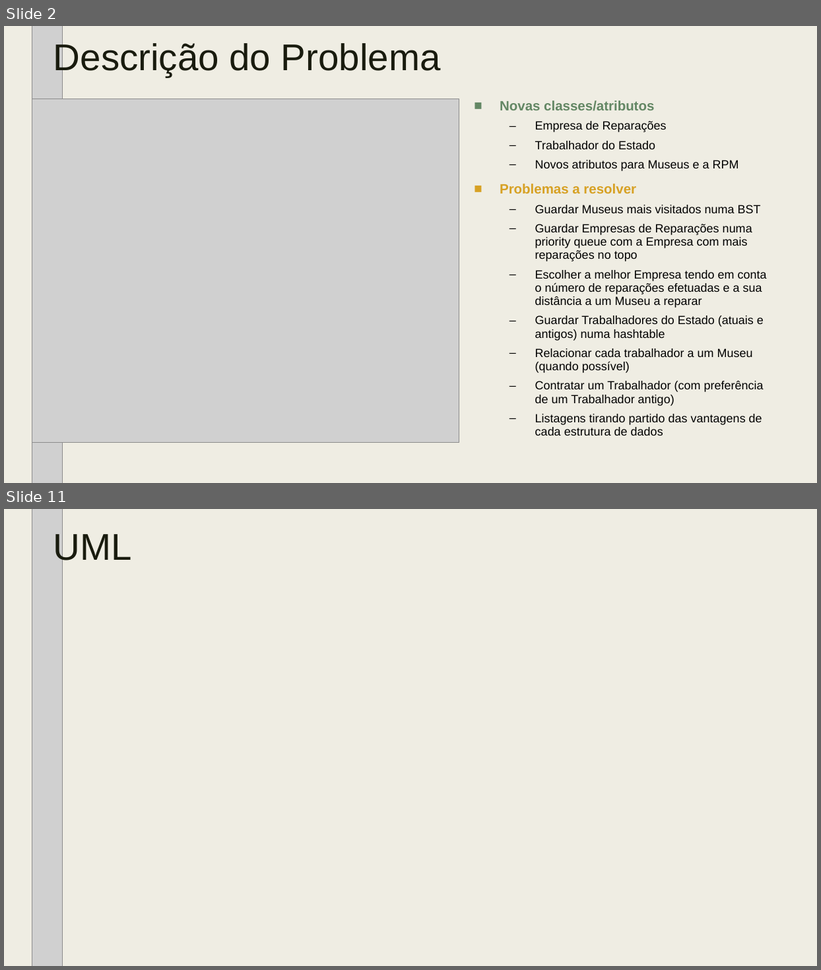
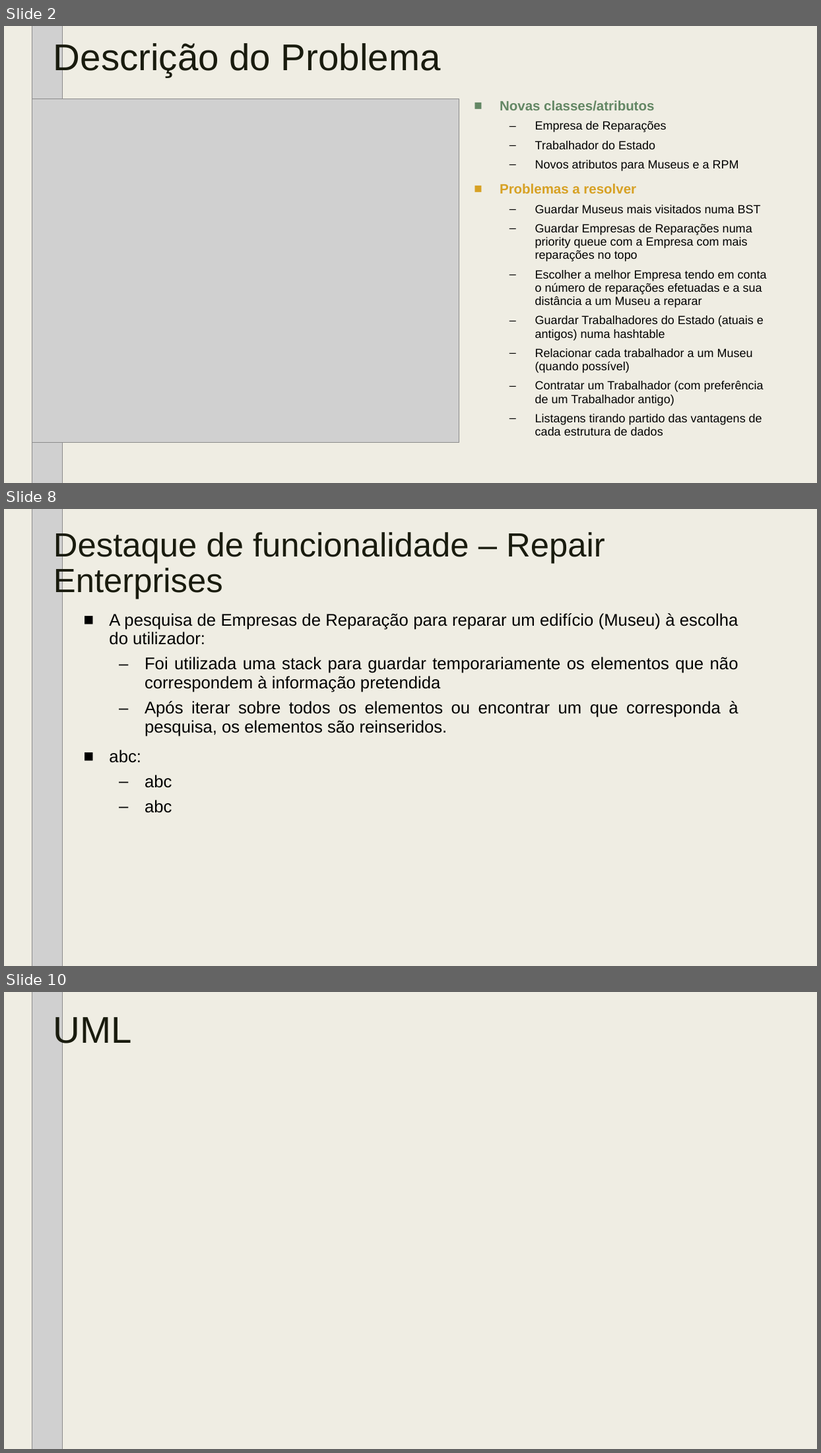
Before and after one commit to tiagodusilva/FEUP-AEDA-Proj1, a slide deck: AEDA_-_Cartao_Museus_de_Portugal_parte_2.pptx. Shown one above the other, each under a label of ours: slides 2 and 11 before the commit, slides 2, 8 and 10 after it; the slides between them are not shown. The pictures are 821x970 and 821x1453 pixels, drawn with LibreOffice and Linux fonts; fonts in the diff are those of the drawing; grey boxes stand for pictures; background and template pictures are left out. Boxes give left, top, right and bottom in pixels: in the first picture for what was removed or moved away, otherwise in the second. Text is boxed around its words. In the diff, an @@ line names an element or a change of style, - is before the commit and + after.

```diff
--- a/AEDA_-_Cartao_Museus_de_Portugal_parte_2.pptx
+++ b/AEDA_-_Cartao_Museus_de_Portugal_parte_2.pptx
@@ slide 8 added at (4,509,817,966), background #EFEDE3 @@
@@ picture added at (32,509,62,966) @@
@@ title added at (54,529,605,599), 39.6 pt, text #191B0E @@
+Destaque de funcionalidade – Repair Enterprises
@@ text added at (109,613,739,813), 20 pt, text #000000 @@
+■ A pesquisa de Empresas de Reparação para reparar um edifício (Museu) à escolha do utilizador:
+  – Foi utilizada uma stack para guardar temporariamente os elementos que não correspondem à informação pretendida
+  – Após iterar sobre todos os elementos ou encontrar um que corresponda à pesquisa, os elementos são reinseridos.
+■ abc:
+  – abc
+  – abc
@@ what was slide 11 is now slide 10 @@
```
Also in this commit, not shown: 4 slides changed, 2 other slides added, 4 slides removed.
